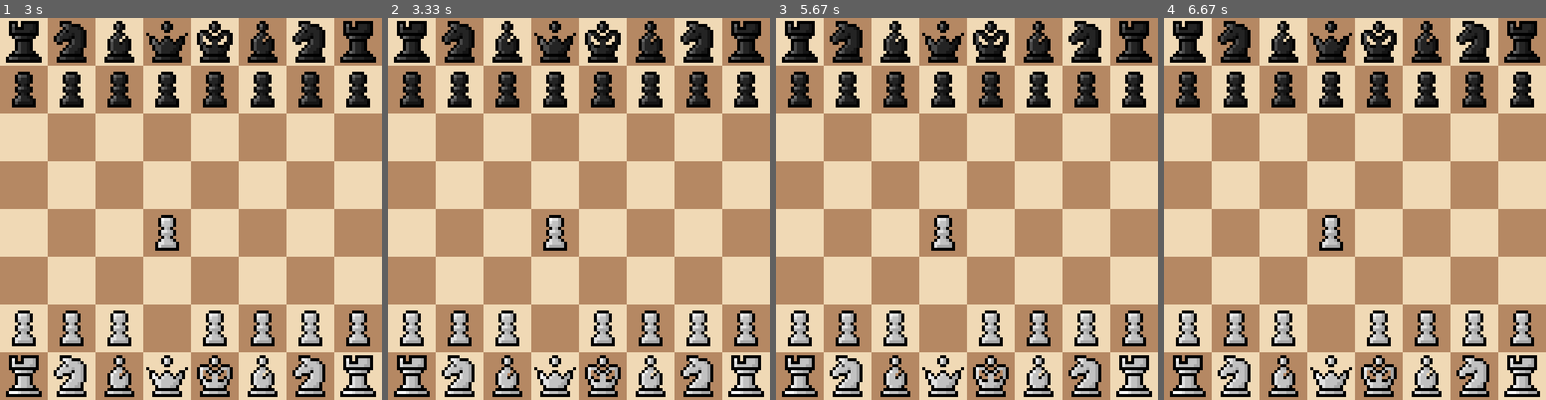
Above: before the commit, frames 1-4 (left to right).
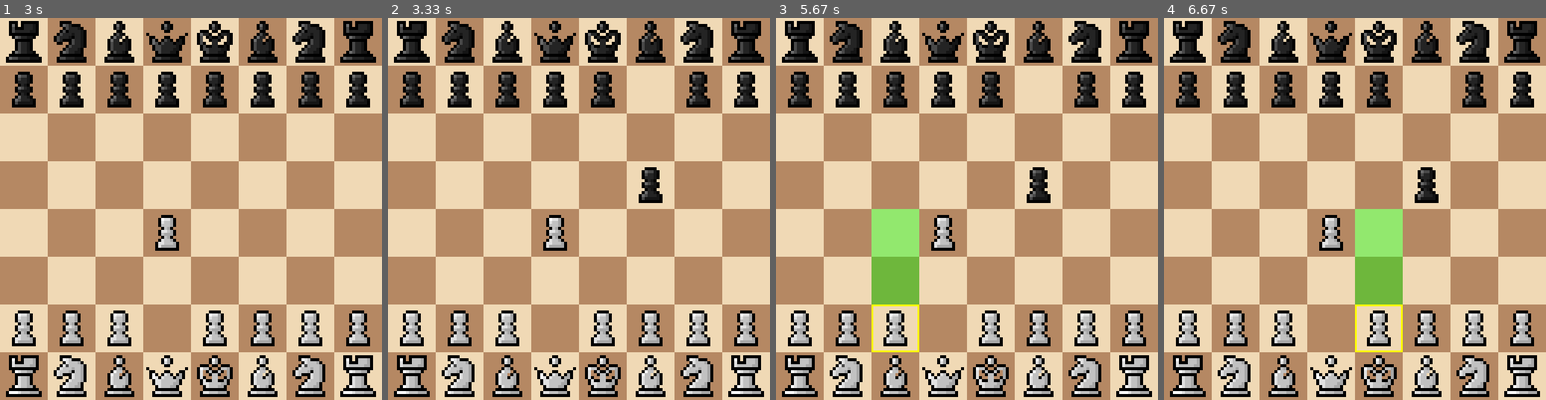
Above: after the commit, the same moments.

Repository: Mika2808/chess-pygame
Game: pygame game, started from main.py
Same seed, same stepped clock (60 frames per second), same inputs: the game is played once before the commit and once after it.
Inputs (mouse positions are in pixels of both pictures, inside the frame that each line leads up to):
- Up to frame 1 (3 s): click (332, 342) at 1.88 s; click (171, 308) at 2.22 s; click (191, 254) at 2.55 s
- Up to frame 2 (3.33 s): no input
- Up to frame 3 (5.67 s): click (1100, 308) at 3.38 s; click (1104, 178) at 3.72 s; click (909, 319) at 5.38 s
- Up to frame 4 (6.67 s): click (1240, 350) at 5.72 s; click (1278, 239) at 6.05 s; click (1377, 315) at 6.38 s

Frame 1 is identical in both runs. In frame 2, 0.9% of the frame differs, in the area x 65-72%, y 14-49%; in frame 3, 4.2%, in the area x 25-72%, y 14-88%; in frame 4, 4.2%.

Commit message:
Adding AI with random moves

Diff:
--- /dev/null
+++ b/src/game/agent.py
@@ -0,0 +1,18 @@
+import random
+import time
+
+class AgentAI:
+    def __init__(self, board, color):
+        self.board = board
+        self.color = color
+
+    def make_move(self):
+        moves = self.board.get_all_legal_moves(self.color)
+
+        if not moves:
+            return
+
+        move = random.choice(moves)
+        # optional "thinking time"
+        time.sleep(0.5)
+        self.board.move_piece(move[0], move[1])
--- a/src/game/board.py
+++ b/src/game/board.py
@@ -728,3 +728,22 @@
                     moves.append(end_pos)
 
         return moves
+
+    def get_all_legal_moves(self, color):
+        moves = []
+
+        for row in range(8):
+            for col in range(8):
+                piece = self.board[row][col]
+
+                if piece is not None and piece[0] == color:
+                    start = (row, col)
+
+                    for r in range(8):
+                        for c in range(8):
+                            end = (r, c)
+
+                            if self.is_legal_move(start, end):
+                                moves.append((start, end))
+
+        return moves
--- a/src/ui/game.py
+++ b/src/ui/game.py
@@ -1,8 +1,10 @@
 import pygame
+from src.game.agent import AgentAI
 
 class Game:
     def __init__(self, engine):
         self.engine = engine  # your chess logic
+        self.ai = AgentAI(engine, "b")
 
         pygame.init()
 
@@ -47,6 +49,7 @@
                          self.SQUARE_SIZE,
                          self.SQUARE_SIZE)
                     )
+
                 if self.selected_square == (row, col):
                                 pygame.draw.rect(
                                     self.win,
@@ -58,7 +61,6 @@
                                     3
                                 )
 
-                            # 🟢 highlight legal moves
                 if (row, col) in self.legal_moves:
                     self.win.blit(
                         self.highlight_surface,
@@ -67,6 +69,8 @@
 
     def run(self):
         while self.running:
+            if self.engine.turn == "b":
+                self.ai.make_move()
 
             for event in pygame.event.get():
                 if event.type == pygame.QUIT:
